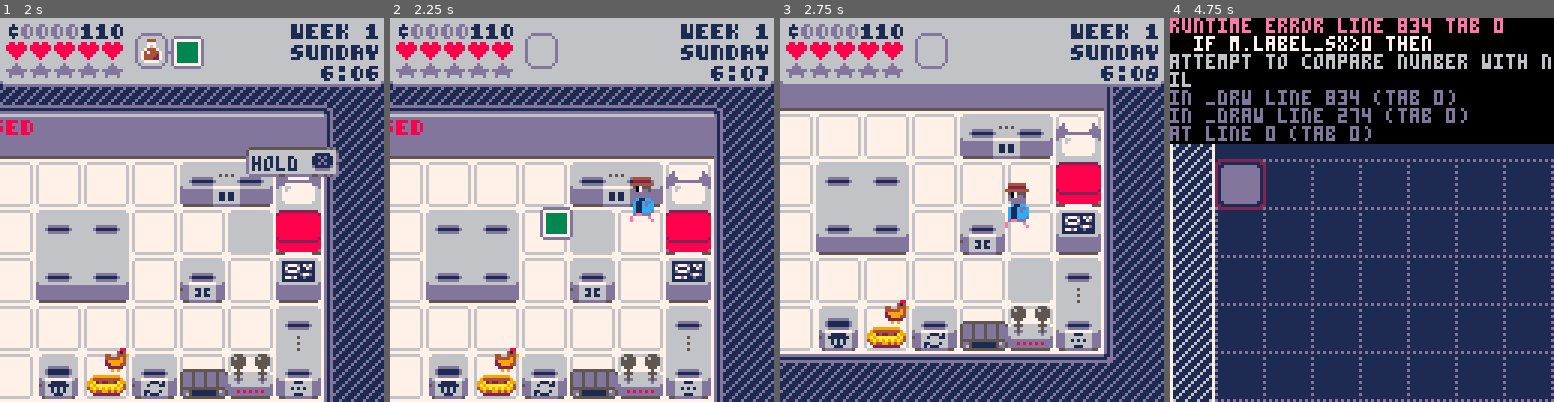
Above: before the commit, frames 1-4 (left to right).
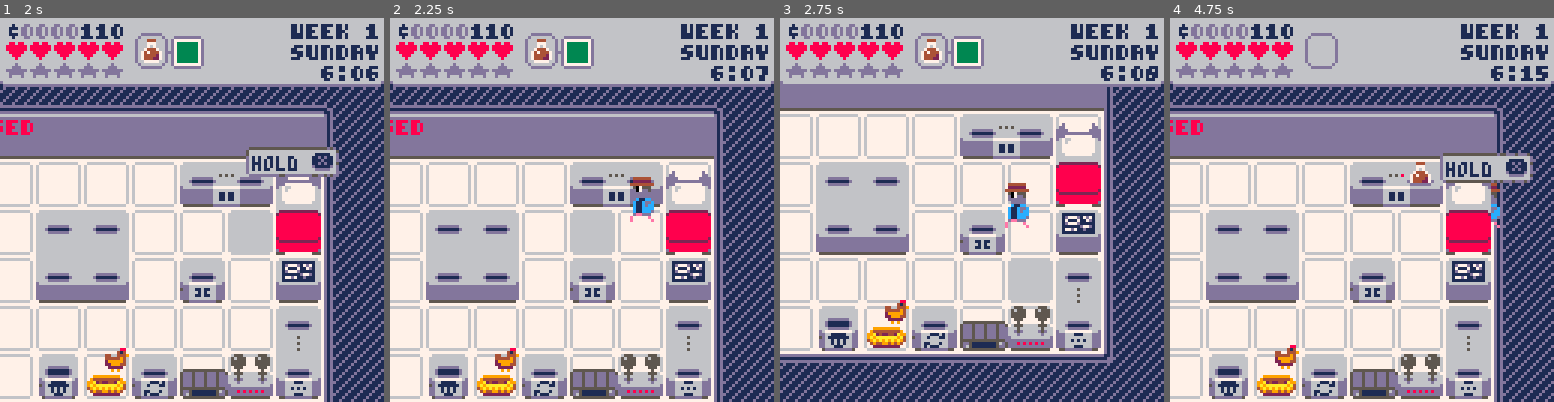
Above: after the commit, the same moments.

Repository: MisterWizard01/tiny_alchemist
Game: PICO-8 cartridge alchemy_2.p8
Same seed, same stepped clock (60 frames per second), same inputs: the game is played once before the commit and once after it.
Inputs:
- Up to frame 1 (2 s): tap O (Z key) at 0.33, 0.7, 1.43 s; tap X (X key) at 1.07 s; hold Left from 1.97 s (still down)
- Up to frame 2 (2.25 s): keep holding Left; tap X (X key) at 2.07 s; tap O (Z key) at 2.22 s
- Up to frame 3 (2.75 s): release Left at 2.37 s; tap X (X key) at 2.4, 2.73 s; hold Down from 2.42 s (still down)
- Up to frame 4 (4.75 s): release Down at 2.82 s; hold Right 2.87-3.53 s; tap X (X key) every 0.33 s from 3.07 to 4.73 s; tap O (Z key) at 3.1, 3.98 s; hold Up 3.58-4.08 s; hold Right 4.13-4.53 s; hold Down from 4.58 s (still down)

Frame 1 is identical in both runs. In frame 2, 1.5% of the frame differs, in the area x 36-54%, y 4-58%; in frame 3, 1.0%; in frame 4, 88%, in the area x 0-100%, y 0-100%.
Error before the commit: runtime error line 834 tab 0; if m.label_sx>0 then; attempt to compare number with nil

Commit message:
Overhaul blueprint mode.

Diff:
--- a/alchemy_2.p8
+++ b/alchemy_2.p8
@@ -7,7 +7,8 @@
 --todo
 -- overhaul
 --  collisions with top bed
---  check lab editor
+--  counter in blueprint mode
+--  shop bugs
 -- lab editor
 --  menu for buying new machines
 --   machine preview
@@ -138,9 +139,10 @@
 	flip_h[0]=0
 	flip_v[0]=0
 
-	mach_data=split2d("h cut,1,2,true,3,1,24,64,3,24,7,12,7,10, …(508 unchanged characters)… ,0,0,0,0,0,0,0|trash,1,1,true,2,9,60,64,91,72,1,10,0,0,0,0|nest,1,1,false,1,0,0,0,0,0 …(187 unchanged characters)…
+	mach_data=split2d("h cut,1,2,true,3,1,24,64,3,24,7,12,7,10, …(508 unchanged characters)… ,0,0,0,0,0,0,0|trash,1,1,true,2,9,60,64,3,8,1,10,0,0,0,0|nest,1,1,false,1,0,0,0,0,0 …(187 unchanged characters)…
 	shop_data=split2d("2,$50,1x2,separates the top\nand bottom halves\nof a formula.|4,$50,1x2,joins two formulas\nvertica …(554 unchanged characters)…
 	mach_sprs=split2d("128,129,144,145,160,161,176,177|128,129,144,145,160,161,176,177|128,130,160,129,176,146,146,177|128 …(342 unchanged characters)…
+	blup_sprs=split2d("141,143,157,159,157,159,173,175|141,143,157,159,157,159,173,175|141,142,142,143,173,174,174,175|141,142,142,143,173,174,174,175|93,94,157,159,157,159,173,175|141,143,173,175|141,143,173,175|141,143,173,175|141,143,173,175|109,111,125,127|91,92,125,127|141,142,142,143,157,158,158,159,157,158,158,159,173,174,174,175|171,172,187,188|141,143,173,175|107,108,123,124|157,159,157,159|157,159,157,159|157,159,157,159|141,143,173,175","|",",")
 
 	conditions={
 		--1 no function
@@ -539,8 +541,8 @@
 			my+=dy
 
 			if sel_mach then
-				sel_mach.x+=dx
-				sel_mach.y+=dy
+				sel_mach.x+=dx*16
+				sel_mach.y+=dy*16
 			end
 		end
 	end
@@ -548,11 +550,11 @@
 	--update cursor
 	local x1,y1,x2,y2=cur_x,cur_y,
 		cur_x+1,cur_y+1
-	local m=get_mach(cur_x,cur_y)
+	local m=get_mach(lab_2_world(cur_x,cur_y))
 	local mach=sel_mach or m
 	if mach then
-		x1,y1=mach.x,mach.y
-		x2,y2=x1+mach.w,y1+mach.h
+		x1,y1=world_2_lab(mach.x,mach.y)
+		x2,y2=x1+mach.lw,y1+mach.lh
 	end
 	cbox_x0=lerp(cbox_x0,cur_x,.5,.2)
 	cbox_y0=lerp(cbox_y0,cur_y,.5,.2)
@@ -580,10 +582,10 @@
 	--can be placed
 	can_place=true
 	if sel_mach then
-		for x=mx,mx+mw-1 do
-			for y=my,my+mh-1 do
-				if get_mach(x,y) then
-					can_place=true
+		for x=x1,x2-1 do
+			for y=y1,y2-1 do
+				if get_mach(lab_2_world(x,y)) then
+					can_place=false
 				end
 			end
 		end
@@ -591,7 +593,7 @@
 	if btnp(🅾️) then
 		if can_place and sel_mach then
 			--place machine
-			add(machines,gmach)
+			add(machines,sel_mach)
 			sel_mach=nil
 		elseif m and not sel_mach then
 			--pick up machine
@@ -795,22 +797,25 @@
 	camera(cam_x,cam_y)
 
 	--background grid
-	cls(1)
+	cls"1"
 	fillp(▒)
-	for i=6,6+lab_w do
-		line(i*16-1,32,i*16-1,
-			(2+lab_h)*16,13)
-	end
-	for i=2,2+lab_h do
-		line(96,i*16-1,(6+lab_w)*16,
-			i*16-1,13)
+	local x,y,x2,y2=95,31,
+		96+lab_w*16,32+lab_h*16
+	while x<x2 do
+		line(x,31,x,y2,13)
+		x+=16
+	end
+	while y<y2 do
+		line(95,y,x2,y)
+		y+=16
 	end
 	fillp()
 
 	--cursor
+	local cur_col,mach=2,get_mach(
+		lab_2_world(cur_x,cur_y))
 	if cur_x<lab_w and cur_y<lab_h
 	and cur_y>=0 then
-		local cur_col,mach=2,get_mach(cur_x,cur_y)
 		if sel_mach then
 			cur_col=14
 		elseif mach then
@@ -827,34 +832,32 @@
 			13,13,13)
 	end
 
-	map(64,0)
+--	map(64,0)
 
 	--machine labels
 	for m in all(machines) do
 		local mx,my=m.x,m.y
-		pal(1,7)
-		palt(6,true)
-		pal(13,6)
-		if m.label_sx>0 then
-			sspr(m.label_sx,m.label_sy,
-				9,7,
-				mx+m.label_dx,
-				my+m.label_dy)
-		end
+--		pal(1,7)
+--		palt(6,true)
+--		pal(13,6)
+		draw_mach(m,true)
 	end
 
 	pal()
-	--red rect for invalid placement
-	if not can_place then
+
+	if sel_mach then
 		local x,y=
 			lab_2_world(cbox_x1,cbox_y1)
-		local w,h=sel_mach.w*16-1,sel_mach.h*16-1
-		rrectfill2(x,y,w,h,8)
-	end
-
-	--selected machine
-	local mx,my=m.x,m.y
-	draw_mach(sel_mach.typ,mx,my,true)
+		--red rect for invalid placement
+		if not can_place then
+			local w,h=sel_mach.w-1,sel_mach.h-1
+			rrectfill2(x,y,w,h,8)
+		end
+
+		--selected machine
+		draw_mach_body(sel_mach.typ,
+			x,y,true)
+	end
 
 	--expand lab width option
 	pal()
@@ -883,7 +886,7 @@
 
 	--hud
 	local name,🅾️text,❎text,name_col,🅾️col=
-		"none","","",13,7
+		"none","","❎ exit editor",13,7
 	if sel_mach then
 		if can_place then
 			🅾️text="🅾️ place"
@@ -894,14 +897,10 @@
 		❎text="❎ hold to sell"
 		name=sel_mach.name
 		name_col=7
-	else
-		local mach=get_mach(cur_x,cur_y)
-		if mach then
-			🅾️text="🅾️ pick up"
-			name=mach.name
-			name_col=7
-		end
-		❎text="❎ exit editor"
+	elseif mach then
+		🅾️text="🅾️ pick up"
+		name=mach.name
+		name_col=7
 	end
 
 	draw_banner(6,1)
@@ -1391,11 +1390,6 @@
 			mset(x+64,y,bp)
 		end
 	end
-end
-
-function xor(a,b)
-	return a and not b
-		or b and not a
 end
 -->8
 --potions
@@ -1721,8 +1715,8 @@
 --world coordinates
 function get_mach(x,y)
 	for m in all(machines) do
-		local x2,y2=m.x+m.lw*16,
-			m.y+m.lh*16
+		local x2,y2=m.x+m.lw*16-1,
+			m.y+m.lh*16-1
 		if  mid(m.x,x2,x)==x
 		and mid(m.y,y2,y)==y then
 			return m
@@ -1837,8 +1831,7 @@
 
 function draw_mach_body(typ,x,y,bp,f)
 	pal()
-	--x,y=lab_2_world(x or m.x,y or m.y)
-	local sprs=mach_sprs[typ]
+	local sprs=bp and blup_sprs[typ] or mach_sprs[typ]
 	local data=mach_data[typ]
 	local ind,f=1,f or 0
 	for ty=0,2*data[3]-1 do
@@ -1849,9 +1842,10 @@
 	end
 
 	--front label
-	--pal(1,7)
-	--palt(6,true)
-	--pal(13,6)
+	if bp then
+		pal(split"7,2,3,4,5,6,7,8,9,10,11,12,6,14,15")
+		palt(6,true)
+	end
 	if data[7]>0 then
 		sspr(data[7],data[8],9,7,
 			x+data[9],y+data[10])
@@ -1868,6 +1862,8 @@
 
 	draw_mach_body(m.typ,mx,my,bp,
 		m.frame)
+
+	if bp then return end
 
 	--indicator leds
 	for i=1,3 do
